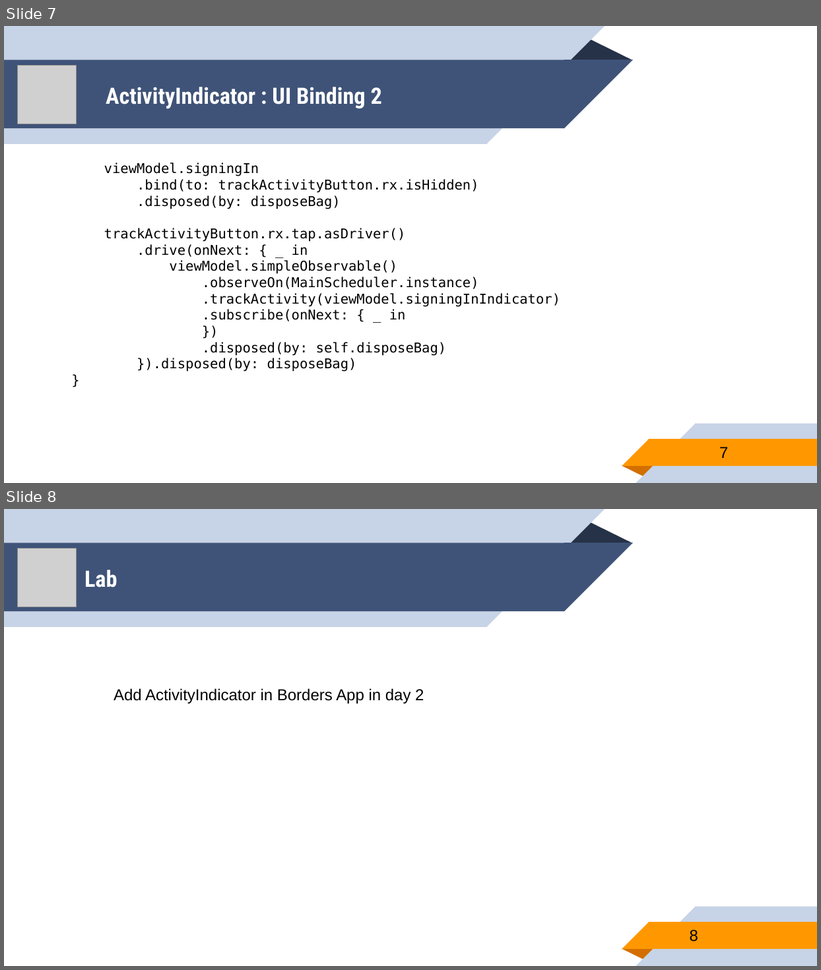
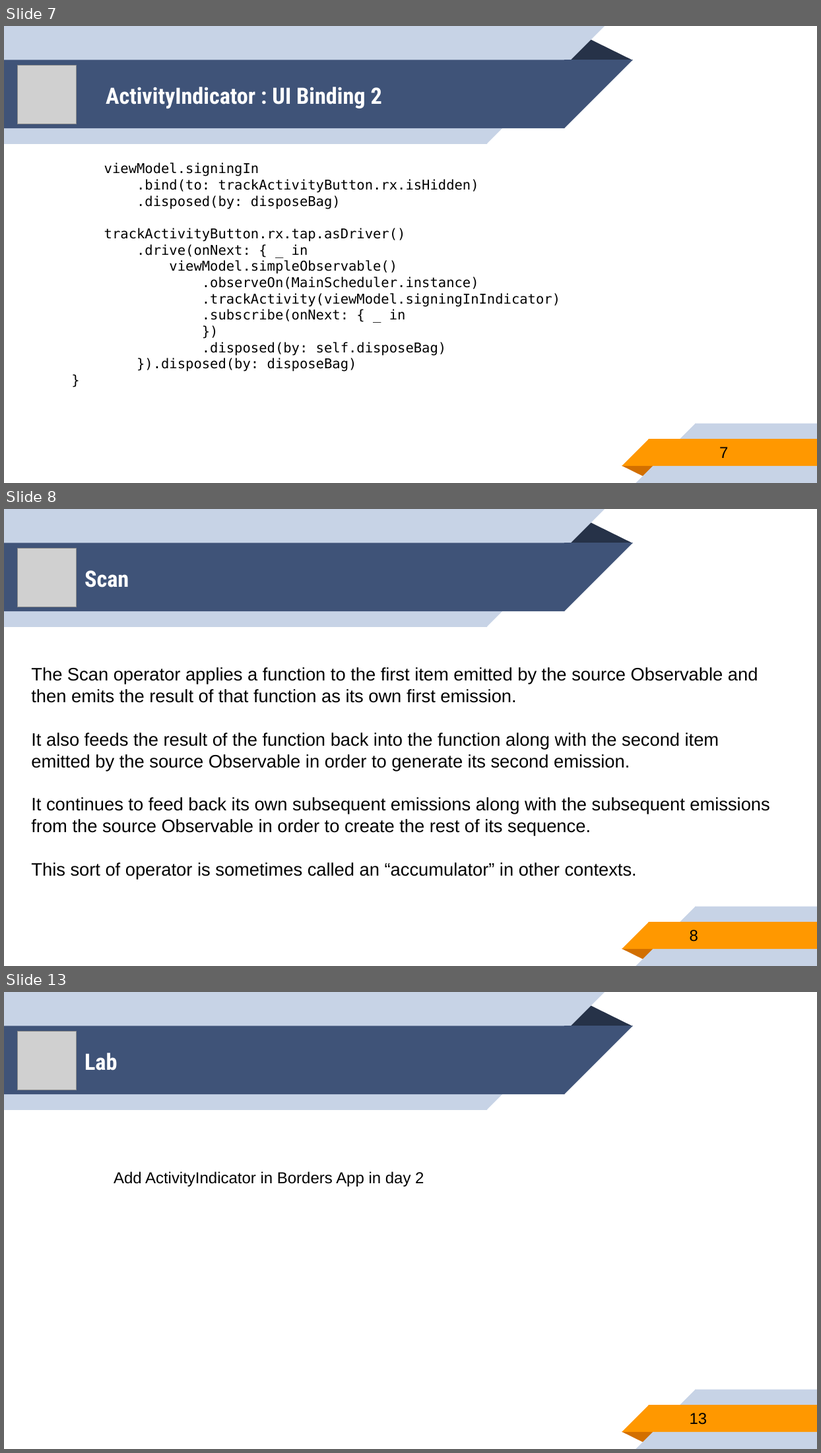
Before and after one commit to younghwankim/RxSwiftClass, a slide deck: AdvancedRxSwift/day3/AdvancedRxSwift3.pptx. Shown one above the other, each under a label of ours: slides 7 and 8 before the commit, slides 7, 8 and 13 after it; the slides between them are not shown. The pictures are 821x970 and 821x1453 pixels, drawn with LibreOffice and Linux fonts; fonts in the diff are those of the drawing; grey boxes stand for pictures. Boxes give left, top, right and bottom in pixels: in the first picture for what was removed or moved away, otherwise in the second. Text is boxed around its words. In the diff, an @@ line names an element or a change of style, - is before the commit and + after.

Commit message:
Advanced RxSwift Day3 - add scan operator

```diff
--- a/AdvancedRxSwift/day3/AdvancedRxSwift3.pptx
+++ b/AdvancedRxSwift/day3/AdvancedRxSwift3.pptx
@@ slide 8 added at (4,509,817,966), background #FFFFFF; not listed: 10 template elements that a slide beside it also shows @@
@@ picture added at (18,548,77,607) @@
@@ title added at (85,570,129,588), 20 pt, text #FFFFFF, bold @@
+Scan
@@ text added at (31,667,770,879), 16 pt, text #000000 @@
+The Scan operator applies a function to the first item emitted by the source Observable and then emits the result of that function as its own first emission.
+It also feeds the result of the function back into the function along with the second item emitted by the source Observable in order to generate its second emission.
+It continues to feed back its own subsequent emissions along with the subsequent emissions from the source Observable in order to create the rest of its sequence.
+This sort of operator is sometimes called an “accumulator” in other contexts.
@@ page number added at (690,930,698,942), 14 pt, text #000000 @@
+8
@@ what was slide 8 is now slide 13 @@
@@ page number at (690,1413,708,1425): text changed @@
-8
+13
```
Also in this commit, not shown: 1 slide changed, 4 other slides added, 22 other files.
